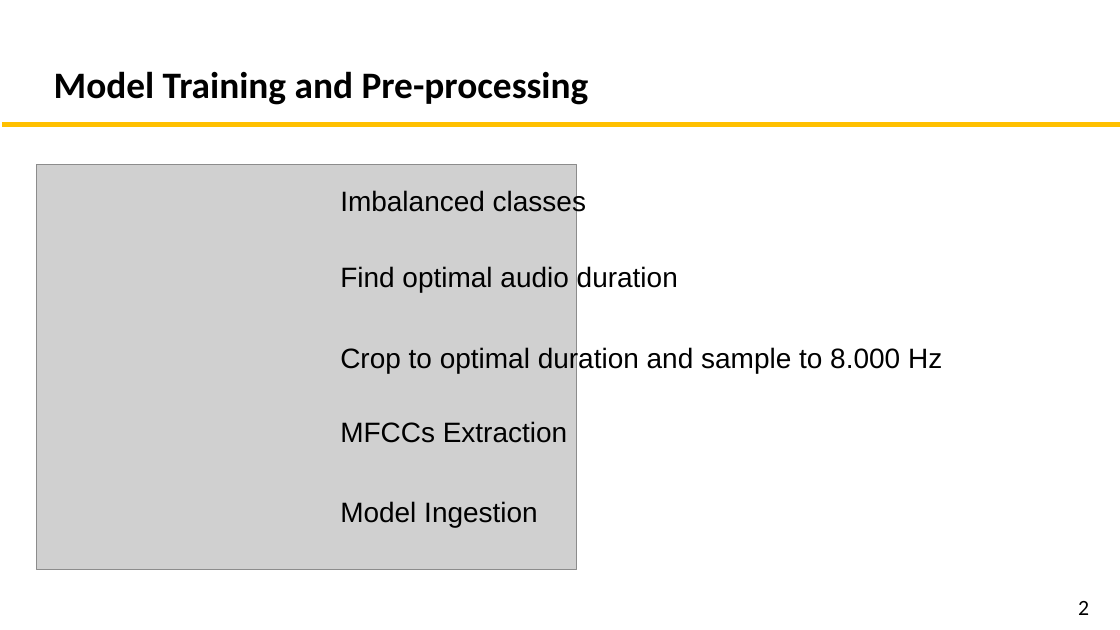
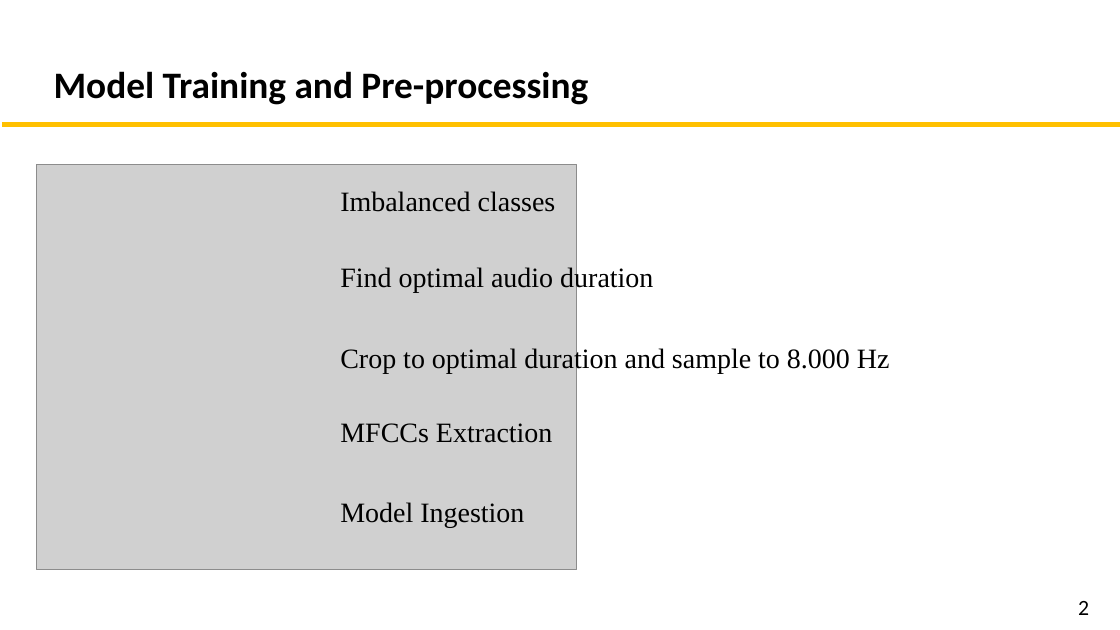
Before and after one commit to chowned/Audio-recognition-for-IOT, a slide deck: slide 7 of Project_Submission/Presentation.pptx (slide 6 before the commit). Drawn at 1120x630 pixels with LibreOffice and Linux fonts; fonts in the diff are those of the drawing; grey boxes stand for pictures. Boxes give left, top, right and bottom in pixels: in the first picture for what was removed or moved away, otherwise in the second. Text is boxed around its words. In the diff, an @@ line names an element or a change of style, - is before the commit and + after.

```diff
--- a/Project_Submission/Presentation.pptx
+++ b/Project_Submission/Presentation.pptx
@@ font Arial to Times New Roman in 5 elements at (340,265,653,292), (340,346,890,373), (340,423,552,443), (340,502,524,527), (340,191,556,212) @@
```
Also in this commit, not shown: 8 other slides changed, 1 slide added.
